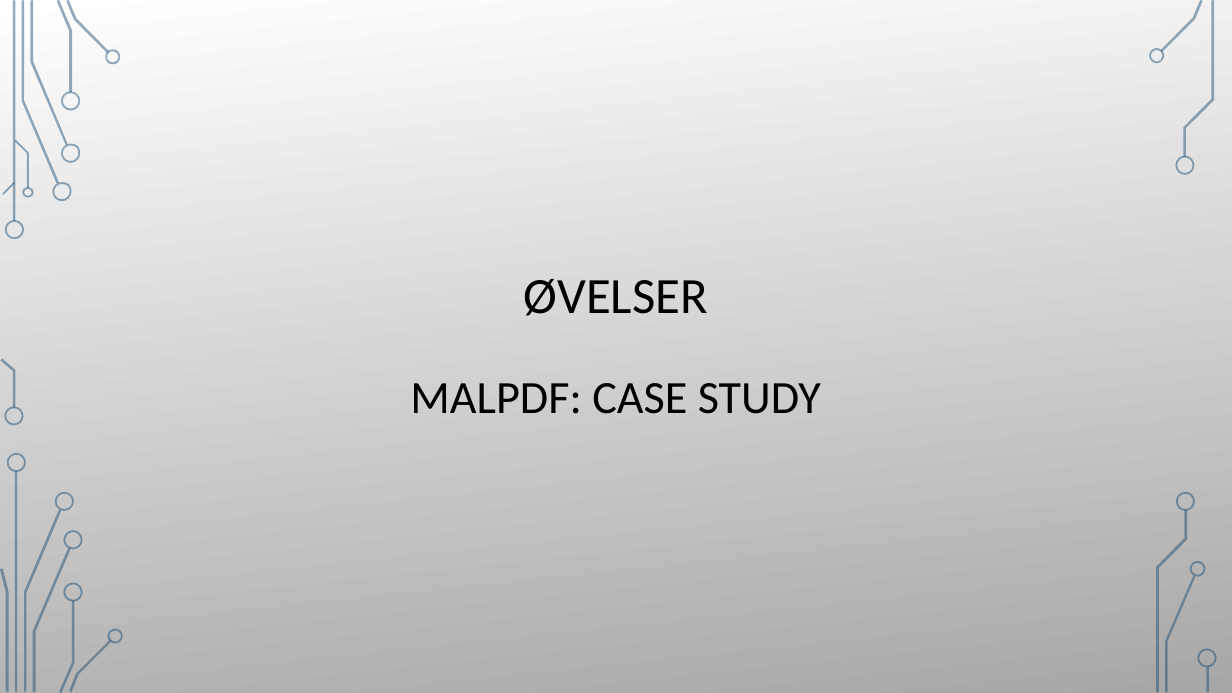
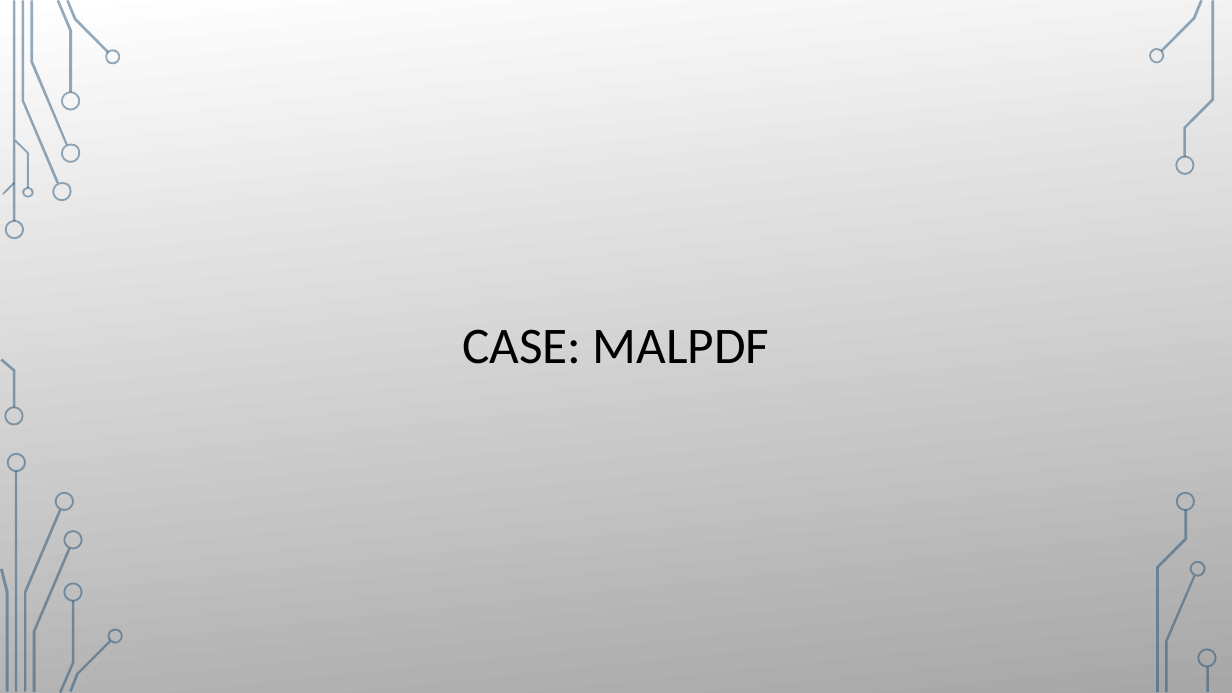
Before and after one commit to Nissen96/forensics-workshop, a slide deck: slide 28 of slides/forensics_slides.pptx (slide 27 before the commit). Drawn at 1232x693 pixels with LibreOffice and Linux fonts; fonts in the diff are those of the drawing; background and template pictures are left out. Boxes give left, top, right and bottom in pixels: in the first picture for what was removed or moved away, otherwise in the second. Text is boxed around its words. In the diff, an @@ line names an element or a change of style, - is before the commit and + after.

```diff
--- a/slides/forensics_slides.pptx
+++ b/slides/forensics_slides.pptx
@@ title at (x1=462, y1=329, x2=770, y2=364): text changed; size 36 to 40 pt @@
-ØVELSER
-MALPDF: CASE STUDY
+CASE: MALPDF
```
Also in this commit, not shown: 3 other slides changed, 1 slide added, 2 other files.
